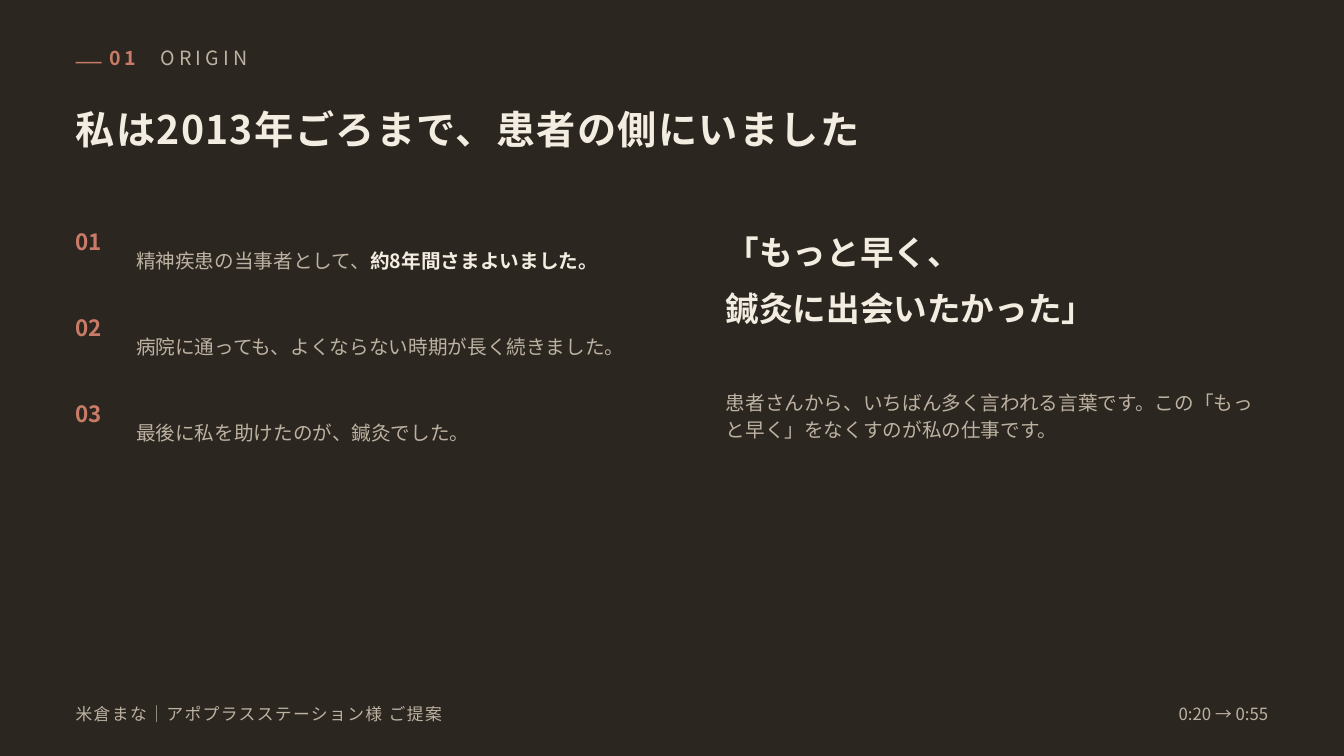
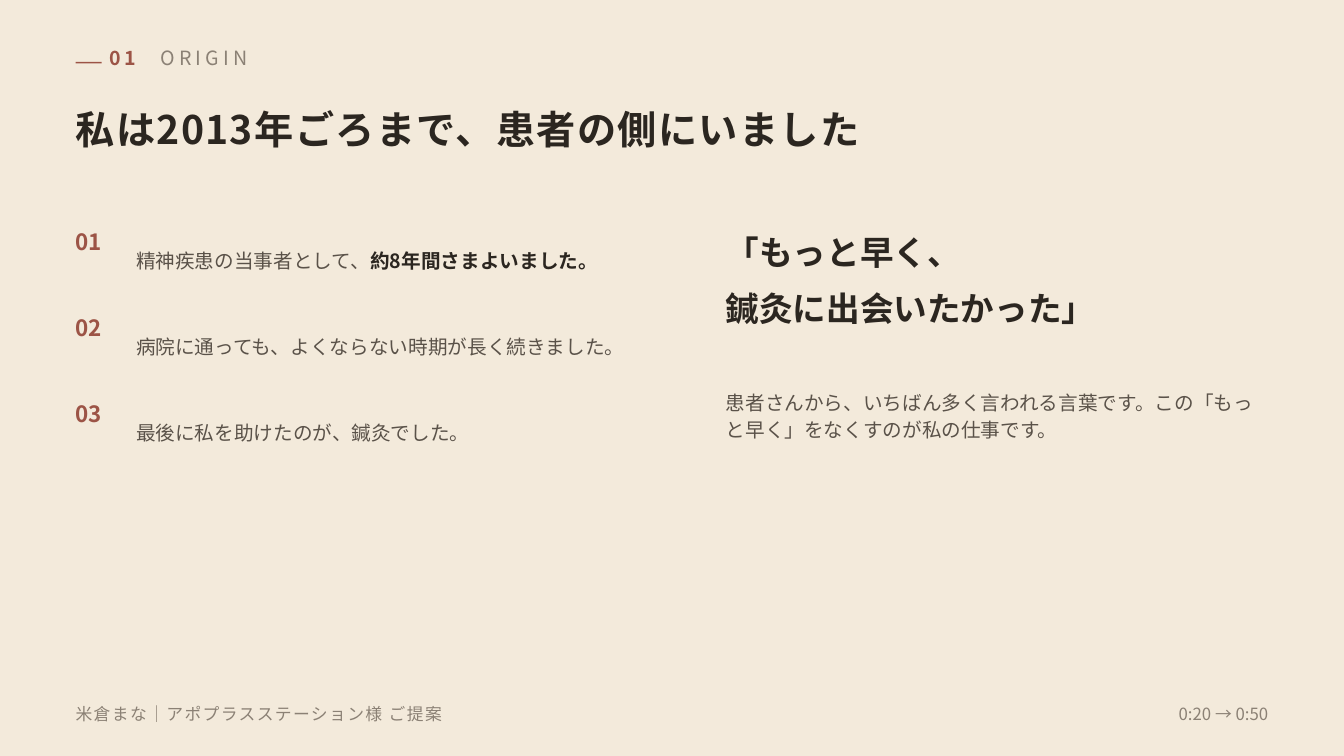
Before and after one commit to mananyon/manayonekura, a slide deck: slide 2 of proposals/米倉まな_アポプラスステーション様ご提案_導入.pptx. Drawn at 1344x756 pixels with LibreOffice and Linux fonts; fonts in the diff are those of the drawing. Boxes give left, top, right and bottom in pixels: in the first picture for what was removed or moved away, otherwise in the second. Text is boxed around its words. In the diff, an @@ line names an element or a change of style, - is before the commit and + after.

```diff
--- a/proposals/米倉まな_アポプラスステーション様ご提案_導入.pptx
+++ b/proposals/米倉まな_アポプラスステーション様ご提案_導入.pptx
@@ background #2B2620 to #F3EADB @@
@@ text "01 ORIGIN" at (110,50,248,65): text colour #C97B68 to #9C5446 in "01"; text colour #BDB2A2 to #8B8175 in "ORIGIN" @@
@@ text "私は2013年ごろまで、患者の側にいました" at (76,110,860,148): text colour #F3ECE0 to #2B2620 @@
@@ rectangle at (76,62,102,63): fill #C97B68 to #9C5446 @@
@@ text "精神疾患の当事者として、約8年間さまよいました。" at (136,251,598,270): text colour #BDB2A2 to #5A5249, text colour #F3ECE0 to #2B2620 in "精神疾患の当事者として、約8年間さまよいました。" @@
@@ text "「もっと早く、" at (726,236,1096,324): text colour #F3ECE0 to #2B2620 @@
@@ text colour #BDB2A2 to #5A5249 in 3 elements at (136,337,624,356), (136,423,469,442), (726,393,1253,439) @@
@@ text colour #C97B68 to #9C5446 in 3 elements at (76,233,102,251), (76,319,102,337), (76,405,102,423) @@
@@ text "米倉まな｜アポプラスステーション様 ご提案" at (76,705,442,722): text colour #BDB2A2 to #8B8175 @@
@@ text at (1179,707,1269,720): text changed; text colour #BDB2A2 to #8B8175 @@
-0:20 → 0:55
+0:20 → 0:50
```
Also in this commit, not shown: 10 other slides changed, 1 slide removed, 2 other files.
